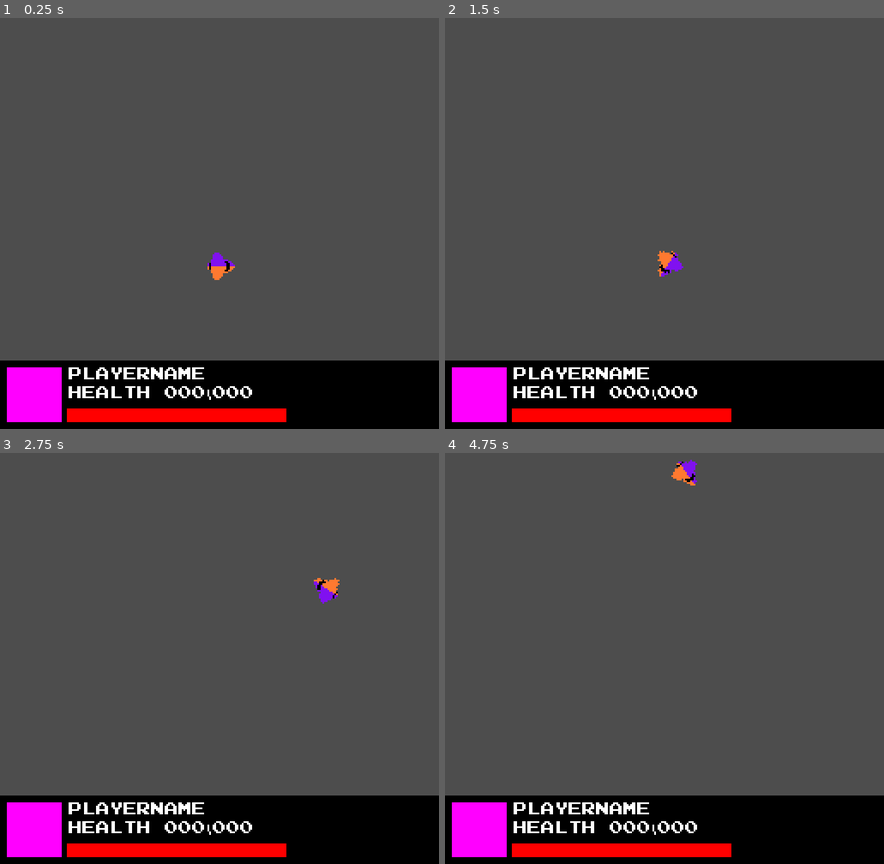
Above: before the commit, frames 1-4 (two rows, left to right).
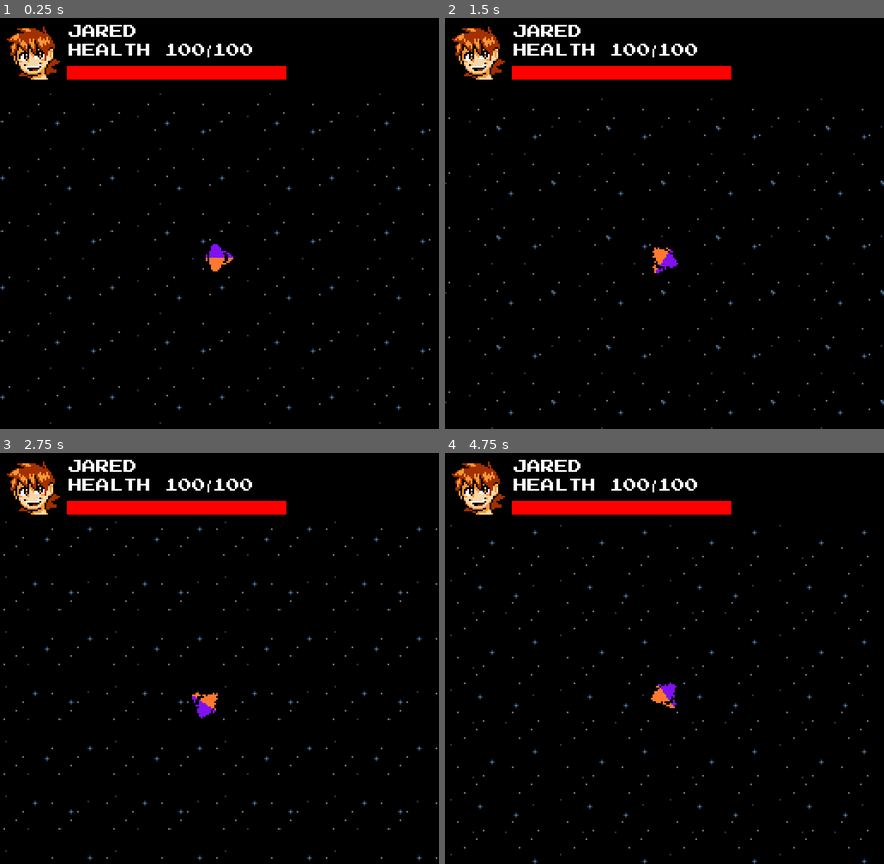
Above: after the commit, the same moments.

Repository: orangequilavaburst/des-315-gunship-project
Game: Godot game, scene res://Scenes/game_scene.tscn
Same seed, same stepped clock (60 frames per second), same inputs: the game is played once before the commit and once after it.
Inputs (mouse positions are in pixels of both pictures, inside the frame that each line leads up to):
- Up to frame 1 (0.25 s): no input
- Up to frame 2 (1.5 s): tap Enter at 0.5 s; move the mouse to (761, 202) at 0.52 s; hold Right (ui_right) 0.53-1.28 s; move the mouse to (576, 244) at 1.27 s; hold Down (ui_down) from 1.28 s (still down)
- Up to frame 3 (2.75 s): move the mouse to (263, 568) at 2.02 s; release Down (ui_down) at 2.03 s; hold Right (ui_right) from 2.03 s (still down)
- Up to frame 4 (4.75 s): move the mouse to (642, 740) at 2.77 s; release Right (ui_right) at 2.78 s; hold Up (ui_up) 2.78-3.53 s; move the mouse to (796, 720) at 3.52 s; hold Left (ui_left) from 3.53 s (still down); move the mouse to (532, 596) at 4.27 s

The runs differ from the first frame. In frame 1, 88% of the frame differs, in the area x 0-100%, y 0-99%; in frame 2, 88%; in frame 3, 88%; in frame 4, 88%, in the area x 0-100%, y 0-100%.

Commit message:
better ship controls, bg, and isaac

Diff:
--- a/Resources/Ship Settings/Players/ship_player_flapjack.tres
+++ b/Resources/Ship Settings/Players/ship_player_flapjack.tres
@@ -33,3 +33,4 @@
 angularAccelerationCurve = SubResource("Curve_5gjpg")
 collisionShape = SubResource("CircleShape2D_k7fh4")
 maxHealth = 80.0
+controlType = 0
--- /dev/null
+++ b/Resources/Ship Settings/Players/ship_player_isaac.tres
@@ -0,0 +1,36 @@
+[gd_resource type="Resource" script_class="PlayerShipSettings" load_steps=7 format=3 uid="uid://ncefhfhuw361"]
+
+[ext_resource type="Texture2D" uid="uid://bv753pokh7vef" path="res://Sprites/Icons/icon_player_isaac.png" id="1_n2i4n"]
+[ext_resource type="Texture2D" uid="uid://hdjnh85joegg" path="res://Sprites/Gunships/Players/gunship_player_isaac.png" id="2_51rk6"]
+[ext_resource type="Script" path="res://Scripts/PlayerShipSettings.gd" id="3_72ajr"]
+
+[sub_resource type="Curve" id="Curve_5gjpg"]
+_data = [Vector2(0, 0), 0.0, 2.41313, 0, 0, Vector2(1, 1), 0.0, 0.0, 0, 0]
+point_count = 2
+
+[sub_resource type="RectangleShape2D" id="RectangleShape2D_g1wgs"]
+size = Vector2(6, 6)
+
+[sub_resource type="Curve" id="Curve_yvtvy"]
+_data = [Vector2(0, 0), 0.0, 2.38483, 0, 0, Vector2(1, 1), 0.0, 0.0, 0, 0]
+point_count = 2
+
+[resource]
+script = ExtResource("3_72ajr")
+playerName = "Isaac"
+playerShipSprite = ExtResource("2_51rk6")
+playerIconSprite = ExtResource("1_n2i4n")
+maximumLinearVelocity = 150.0
+maximumAngularVelocity = 500.0
+maximumLinearAcceleration = 500.0
+maximumAngularAcceleration = 1000.0
+linearFriction = 250.0
+angularFriction = 1000.0
+turningSlowdownRatio = 0.1
+linearAccelerationTime = 1.0
+linearAccelerationCurve = SubResource("Curve_yvtvy")
+angularAccelerationTime = 0.1
+angularAccelerationCurve = SubResource("Curve_5gjpg")
+collisionShape = SubResource("RectangleShape2D_g1wgs")
+maxHealth = 50.0
+controlType = 0
--- a/Resources/Ship Settings/Players/ship_player_keaton.tres
+++ b/Resources/Ship Settings/Players/ship_player_keaton.tres
@@ -5,7 +5,7 @@
 [ext_resource type="Script" path="res://Scripts/PlayerShipSettings.gd" id="3_ixw05"]
 
 [sub_resource type="Curve" id="Curve_5gjpg"]
-_data = [Vector2(0, 0), 0.0, 0.0, 0, 0, Vector2(1, 1), 2.82711, 0.0, 0, 0]
+_data = [Vector2(0, 0), 0.0, 2.48625, 0, 0, Vector2(1, 1), 0.657054, 0.0, 0, 0]
 point_count = 2
 
 [sub_resource type="CircleShape2D" id="CircleShape2D_k7fh4"]
@@ -19,16 +19,17 @@
 playerName = "Keaton"
 playerShipSprite = ExtResource("2_74dly")
 playerIconSprite = ExtResource("1_q5do1")
-maximumLinearVelocity = 150.0
-maximumAngularVelocity = 100.0
-maximumLinearAcceleration = 250.0
-maximumAngularAcceleration = 2000.0
-linearFriction = 75.0
+maximumLinearVelocity = 250.0
+maximumAngularVelocity = 200.0
+maximumLinearAcceleration = 400.0
+maximumAngularAcceleration = 5000.0
+linearFriction = 10.0
 angularFriction = 750.0
 turningSlowdownRatio = 0.0
-linearAccelerationTime = 1.5
+linearAccelerationTime = 5.0
 linearAccelerationCurve = SubResource("Curve_yvtvy")
-angularAccelerationTime = 0.25
+angularAccelerationTime = 0.125
 angularAccelerationCurve = SubResource("Curve_5gjpg")
 collisionShape = SubResource("CircleShape2D_k7fh4")
 maxHealth = 150.0
+controlType = 1
--- a/Scenes/ui_panel.tscn
+++ b/Scenes/UI/ui_panel.tscn
@@ -11,16 +11,12 @@
 
 [node name="UI Panel" type="Panel" node_paths=PackedStringArray("playerIcon", "playerLabel", "healthLabel", "healthBar")]
 z_index = 200
-anchors_preset = 8
-anchor_left = 0.5
-anchor_top = 0.5
-anchor_right = 0.5
-anchor_bottom = 0.5
-offset_top = 200.0
+anchors_preset = 2
+anchor_top = 1.0
+anchor_bottom = 1.0
+offset_top = -40.0
 offset_right = 256.0
-offset_bottom = 240.0
-grow_horizontal = 2
-grow_vertical = 2
+grow_vertical = 0
 theme = ExtResource("1_b1fh0")
 script = ExtResource("2_0s6b4")
 playerIcon = NodePath("Player Icon")
--- a/Scenes/game_scene.tscn
+++ b/Scenes/game_scene.tscn
@@ -1,22 +1,68 @@
-[gd_scene load_steps=8 format=3 uid="uid://d4habyr4lifuy"]
+[gd_scene load_steps=12 format=3 uid="uid://d4habyr4lifuy"]
 
 [ext_resource type="PackedScene" uid="uid://egqbdmophtov" path="res://Scenes/Game Objects/test_ship.tscn" id="1_1xd0m"]
 [ext_resource type="Script" path="res://Scripts/GameManager.gd" id="1_fkfxw"]
+[ext_resource type="Script" path="res://Scripts/ShipCameraController.gd" id="2_addrj"]
 [ext_resource type="Script" path="res://Scripts/PlayerShipSettings.gd" id="2_galva"]
-[ext_resource type="PackedScene" uid="uid://edph5llvjjkt" path="res://Scenes/ui_panel.tscn" id="2_ggo0f"]
+[ext_resource type="PackedScene" uid="uid://edph5llvjjkt" path="res://Scenes/UI/ui_panel.tscn" id="2_ggo0f"]
 [ext_resource type="Resource" uid="uid://ceydvcau3ms8h" path="res://Resources/Ship Settings/Players/ship_player_jared.tres" id="3_7aivu"]
 [ext_resource type="Resource" uid="uid://g2ahncgdcfp3" path="res://Resources/Ship Settings/Players/ship_player_flapjack.tres" id="4_ysg4k"]
 [ext_resource type="Resource" uid="uid://dd425o17e840r" path="res://Resources/Ship Settings/Players/ship_player_keaton.tres" id="5_sn3d5"]
+[ext_resource type="Texture2D" uid="uid://cg5ddo34oujnj" path="res://Sprites/Backgrounds/bg_stars0.png" id="8_22whn"]
+[ext_resource type="Resource" uid="uid://ncefhfhuw361" path="res://Resources/Ship Settings/Players/ship_player_isaac.tres" id="9_lnkf1"]
+[ext_resource type="Texture2D" uid="uid://c3gpjfrc14gqb" path="res://Sprites/Backgrounds/bg_stars1.png" id="9_uh7mo"]
 
 [node name="Game Scene" type="Node2D"]
-
-[node name="Game Manager" type="Node" parent="." node_paths=PackedStringArray("player")]
-script = ExtResource("1_fkfxw")
-playerShips = Array[ExtResource("2_galva")]([ExtResource("3_7aivu"), ExtResource("4_ysg4k"), ExtResource("5_sn3d5")])
-player = NodePath("../Player Ship")
 
 [node name="Player Ship" parent="." instance=ExtResource("1_1xd0m")]
 position = Vector2(129, 145)
 
+[node name="Camera2D" type="Camera2D" parent="." node_paths=PackedStringArray("focus")]
+position = Vector2(127, 120)
+script = ExtResource("2_addrj")
+focus = NodePath("../Player Ship")
+cameraOffset = Vector2(0, -20)
+maxVelocityOffset = 20.0
+offsetSpeed = 10.0
+
 [node name="UI Panel" parent="." node_paths=PackedStringArray("shipSettingsController") instance=ExtResource("2_ggo0f")]
+anchors_preset = 0
+anchor_top = 0.0
+anchor_bottom = 0.0
+offset_top = 0.0
+offset_bottom = 40.0
+grow_vertical = 1
+pivot_offset = Vector2(0, -200)
 shipSettingsController = NodePath("../Player Ship")
+
+[node name="Game Manager" type="Node" parent="." node_paths=PackedStringArray("player")]
+script = ExtResource("1_fkfxw")
+playerShips = Array[ExtResource("2_galva")]([ExtResource("3_7aivu"), ExtResource("4_ysg4k"), ExtResource("5_sn3d5"), ExtResource("9_lnkf1")])
+player = NodePath("../Player Ship")
+
+[node name="ParallaxBackground" type="ParallaxBackground" parent="."]
+follow_viewport_enabled = true
+
+[node name="ParallaxLayer2" type="ParallaxLayer" parent="ParallaxBackground"]
+motion_scale = Vector2(0.25, 0.25)
+motion_mirroring = Vector2(32, 32)
+
+[node name="Stars" type="Sprite2D" parent="ParallaxBackground/ParallaxLayer2"]
+texture_repeat = 2
+position = Vector2(-12800, -12000)
+texture = ExtResource("9_uh7mo")
+centered = false
+region_enabled = true
+region_rect = Rect2(0, 0, 25600, 24000)
+
+[node name="ParallaxLayer" type="ParallaxLayer" parent="ParallaxBackground"]
+motion_scale = Vector2(0.1, 0.1)
+motion_mirroring = Vector2(64, 64)
+
+[node name="Stars" type="Sprite2D" parent="ParallaxBackground/ParallaxLayer"]
+texture_repeat = 2
+position = Vector2(-12800, -12000)
+texture = ExtResource("8_22whn")
+centered = false
+region_enabled = true
+region_rect = Rect2(0, 0, 25600, 24000)
--- /dev/null
+++ b/Scripts/ShipCameraController.gd
@@ -0,0 +1,29 @@
+extends Camera2D
+
+@export var focus : ShipController
+@export var cameraOffset : Vector2
+@export var maxVelocityOffset : float
+@export var offsetSpeed : float
+
+var currentOffset : Vector2 = Vector2.ZERO
+
+# Called when the node enters the scene tree for the first time.
+func _ready():
+	assert(focus != null)
+	currentOffset = get_target_offset()
+	pass # Replace with function body.
+
+
+# Called every frame. 'delta' is the elapsed time since the previous frame.
+func _process(delta):
+
+	var targetOffset = get_target_offset()
+	currentOffset = Vector2(move_toward(currentOffset.x, targetOffset.x, delta * offsetSpeed), move_toward(currentOffset.y, targetOffset.y, delta * offsetSpeed))
+
+	global_position = focus.global_position + currentOffset
+
+	pass
+
+func get_target_offset() -> Vector2:
+	var velOff = maxVelocityOffset*min(focus.velocity.length(), focus.maximumLinearVelocity)/focus.maximumLinearVelocity
+	return cameraOffset + focus.velocity.normalized()*velOff
--- a/Scripts/ShipController.gd
+++ b/Scripts/ShipController.gd
@@ -70,6 +70,8 @@
 #@export
 var angularAccelerationCurve : Curve
 
+var controlType : ShipSettings.ShipControlType
+
 @export_group("Object References")
 @export var shipInput : ShipInput
 @export var shipSettings : ShipSettings:
@@ -97,9 +99,10 @@
 	# find curve amount
 
 	if abs(turnInput) > 0:
-		angularAccelerationTimer += delta * turnInput
-	else:
-		angularAccelerationTimer -= delta * sign(angularVelocity)
+		if (sign(angularAcceleration) == 0 or sign(turnInput) == sign(angularAcceleration)):
+			angularAccelerationTimer += delta * turnInput
+		else:
+			angularAccelerationTimer = 0
 
 	var aaccelCurveValue = angularAccelerationCurve.sample(abs(angularAccelerationTimer)/angularAccelerationTime)*sign(angularAccelerationTimer)
 
@@ -109,7 +112,7 @@
 		if angularVelocity == 0 or sign(angularVelocity) == sign(angularAcceleration):
 			angularAcceleration = maximumAngularAcceleration * aaccelCurveValue
 		else:
-			angularAcceleration = (maximumAngularAcceleration*2.0 + angularFriction) * aaccelCurveValue
+			angularAcceleration = (maximumAngularAcceleration + angularFriction) * aaccelCurveValue
 		angularVelocity += angularAcceleration * delta
 	else:
 		angularAccelerationTimer = 0
@@ -127,7 +130,11 @@
 	# find curve amount
 
 	if abs(thrustInput) > 0:
-		linearAccelerationTimer += delta * thrustInput
+		if (sign(linearAcceleration) == 0 or sign(thrustInput) == sign(linearAcceleration)):
+			linearAccelerationTimer += delta * thrustInput
+		else:
+			linearAccelerationTimer = 0
+
 
 	var laccelCurveValue = linearAccelerationCurve.sample(abs(linearAccelerationTimer)/linearAccelerationTime)*sign(linearAccelerationTimer)
 
@@ -137,7 +144,7 @@
 		if linearVelocity == 0 or sign(linearVelocity) == sign(linearAcceleration):
 			linearAcceleration = maximumLinearAcceleration * laccelCurveValue
 		else:
-			linearAcceleration = (maximumLinearAcceleration*2.0 + linearFriction) * laccelCurveValue
+			linearAcceleration = (maximumLinearAcceleration + linearFriction) * laccelCurveValue
 		linearVelocity += linearAcceleration * delta
 	else:
 		linearAccelerationTimer = 0
@@ -154,7 +161,18 @@
 
 	angle += angularVelocity * delta
 	rotation_degrees = angle
-	velocity = Vector2.from_angle(deg_to_rad(angle)) * linearVelocity
+	#velocity = Vector2.from_angle(deg_to_rad(angle)) * linearVelocity
+
+	if controlType != shipSettings.controlType:
+		controlType = shipSettings.controlType
+	match(controlType):
+		ShipSettings.ShipControlType.TANK:
+			velocity = Vector2.from_angle(deg_to_rad(angle)) * linearVelocity
+		ShipSettings.ShipControlType.ASTEROIDS:
+			if abs(thrustInput) > 0:
+				velocity += Vector2.from_angle(deg_to_rad(angle)) * linearAcceleration
+				if velocity.length() > maximumLinearVelocity:
+					velocity = velocity.normalized() * maximumLinearVelocity
 
 	move_and_slide()
 
@@ -172,6 +190,7 @@
 	linearAccelerationCurve = settings.linearAccelerationCurve
 	angularAccelerationTime = settings.linearAccelerationTime
 	angularAccelerationCurve = shipSettings.angularAccelerationCurve
+	controlType = shipSettings.controlType
 
 	if collisionShape != null:
 		collisionShape.shape = settings.collisionShape
--- a/Scripts/ShipSettings.gd
+++ b/Scripts/ShipSettings.gd
@@ -1,5 +1,10 @@
 class_name ShipSettings
 extends Resource
+
+enum ShipControlType {
+	TANK,
+	ASTEROIDS
+}
 
 @export_group("Physics Variables")
 @export_subgroup("Velocity and Acceleration")
@@ -20,3 +25,4 @@
 @export_group("Miscellaneous")
 @export var collisionShape : Shape2D
 @export_range(1.0, 10000.0) var maxHealth : float
+@export var controlType : ShipControlType
--- a/Scripts/UIController.gd
+++ b/Scripts/UIController.gd
@@ -1,5 +1,5 @@
 class_name UIController
-extends Node
+extends Control
 
 @export var shipSettingsController : ShipController
 var shipSettings : PlayerShipSettings
@@ -14,6 +14,7 @@
 @export var playerLabel : Label
 @export var healthLabel : Label
 @export var healthBar : ProgressBar
+#@export var controlLabel : Label
 
 # Called when the node enters the scene tree for the first time.
 func _ready() -> void:
@@ -25,6 +26,9 @@
 
 # Called every frame. 'delta' is the elapsed time since the previous frame.
 func _process(delta: float) -> void:
+
+	global_position = get_viewport().get_camera_2d().global_position - get_viewport_rect().size/2.0
+
 	pass
 
 func update_ship_settings(settings : ShipSettings = shipSettings) -> void:
@@ -45,6 +49,7 @@
 func update_player_info() -> void:
 	playerIcon.texture = shipSettings.playerIconSprite
 	playerLabel.text = shipSettings.playerName.to_upper()
+	#controlLabel.text = ShipSettings.ShipControlType.keys()[shipSettings.controlType]
 	pass
 
 func update_health_info(old_health : float = health.currentHealth, new_health : float = health.currentHealth) -> void:
--- a/project.godot
+++ b/project.godot
@@ -13,6 +13,7 @@
 config/name="DES-315 Gunship Project"
 run/main_scene="res://Scenes/game_scene.tscn"
 config/features=PackedStringArray("4.3", "GL Compatibility")
+boot_splash/bg_color=Color(0.0475577, 0.0475576, 0.0475576, 1)
 config/icon="res://Sprites/icon.svg"
 
 [display]
@@ -33,4 +34,5 @@
 anti_aliasing/screen_space_roughness_limiter/enabled=false
 textures/decals/filter=0
 textures/light_projectors/filter=0
+environment/defaults/default_clear_color=Color(0, 0, 0, 1)
 2d/snap/snap_2d_transforms_to_pixel=true
Binary file added: Sprites/Backgrounds/bg_stars0.png
Not shown, added: Sprites/Backgrounds/bg_stars0.png.import
Binary file added: Sprites/Backgrounds/bg_stars1.png
Not shown, added: Sprites/Backgrounds/bg_stars1.png.import
Binary file added: Sprites/Gunships/Players/gunship_player_isaac.png
Not shown, added: Sprites/Gunships/Players/gunship_player_isaac.png.import
Binary file added: Sprites/Icons/icon_player_isaac.png
Not shown, added: Sprites/Icons/icon_player_isaac.png.import
